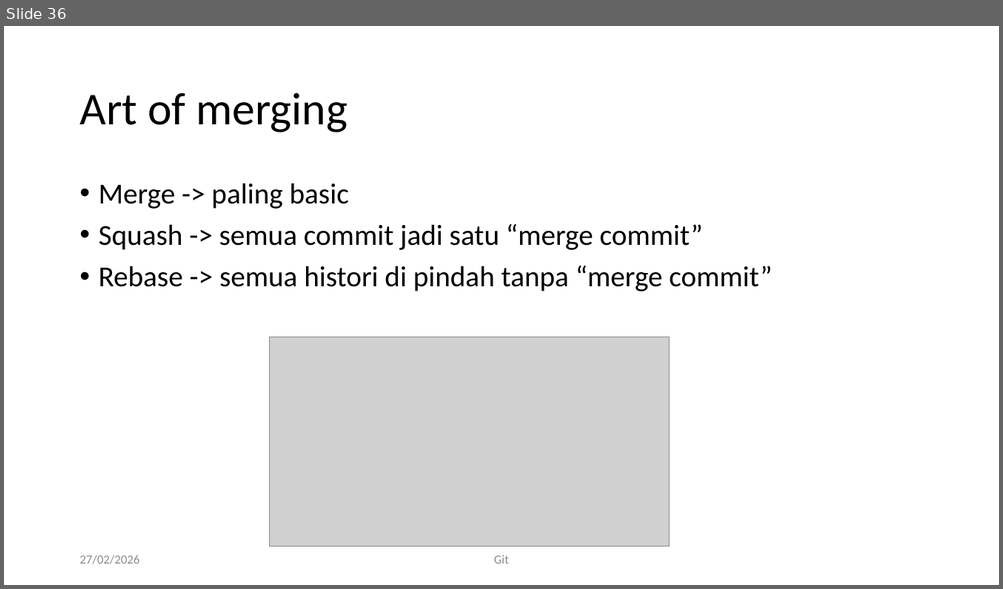
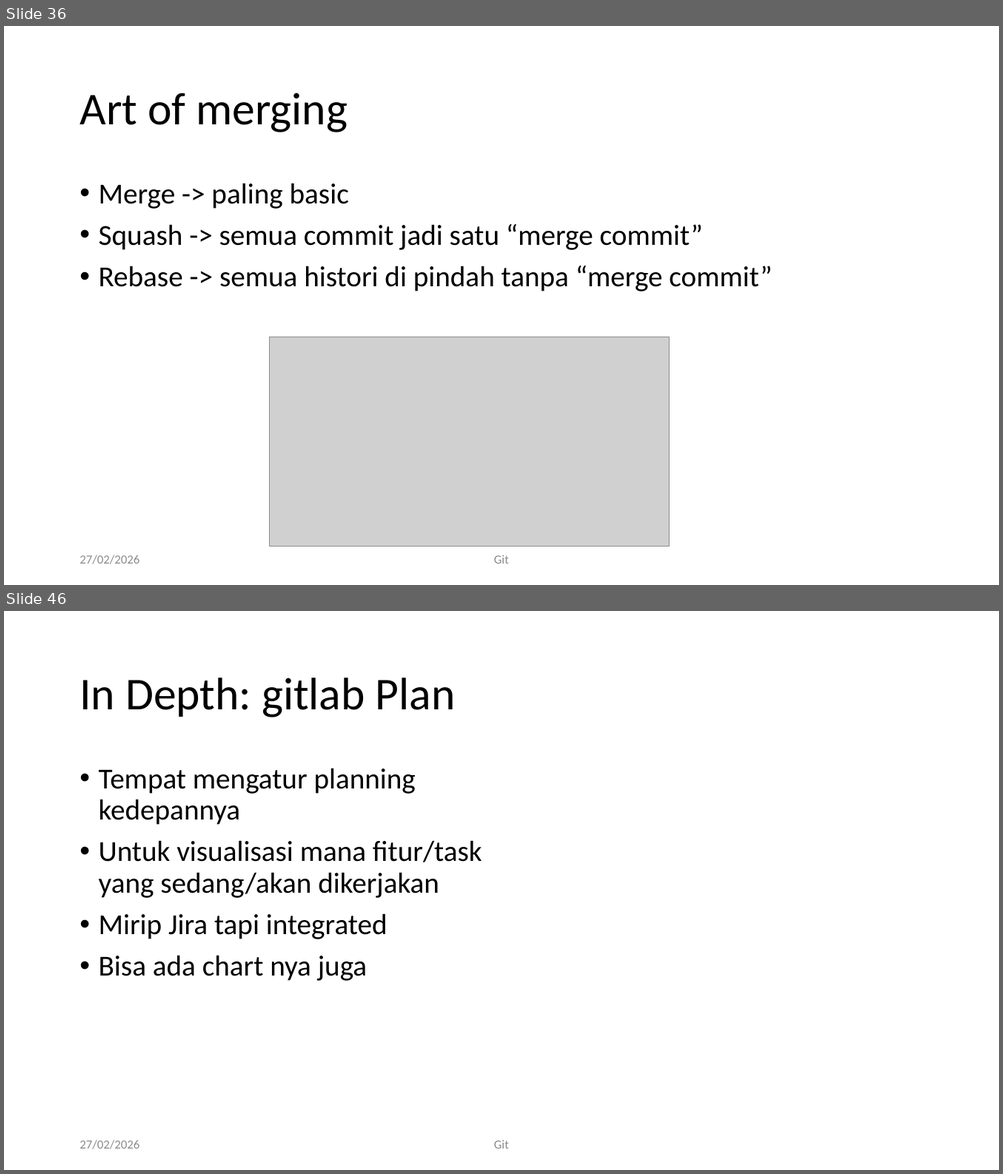
Before and after one commit to RayWP/training-uajy, a slide deck: Part 1 Git/Git-art of source control.pptx. Shown one above the other, each under a label of ours: slide 36 before the commit, slides 36 and 46 after it; the slides between them are not shown. The pictures are 1003x589 and 1003x1174 pixels, drawn with LibreOffice and Linux fonts; fonts in the diff are those of the drawing; grey boxes stand for pictures; background and template pictures are left out. Boxes give left, top, right and bottom in pixels: in the first picture for what was removed or moved away, otherwise in the second. Text is boxed around its words. In the diff, an @@ line names an element or a change of style, - is before the commit and + after.

Commit message:
add part 1 gitlab

```diff
--- a/Part 1 Git/Git-art of source control.pptx
+++ b/Part 1 Git/Git-art of source control.pptx
@@ slide 46 added at [4,611,999,1170], background #FFFFFF @@
@@ title added at [79,678,455,718], 44 pt, text #000000 @@
+In Depth: gitlab Plan
@@ text added at [99,768,482,981], 28 pt, text #000000 @@
+• Tempat mengatur planning kedepannya
+• Untuk visualisasi mana fitur/task yang sedang/akan dikerjakan
+• Mirip Jira tapi integrated
+• Bisa ada chart nya juga
@@ text added at [79,1140,139,1150], 12 pt, text #8C8C8C @@
+27/02/2026
@@ text added at [494,1140,509,1149], 12 pt, text #8C8C8C @@
+Git
```
Also in this commit, not shown: 14 other slides added, 5 other files.
